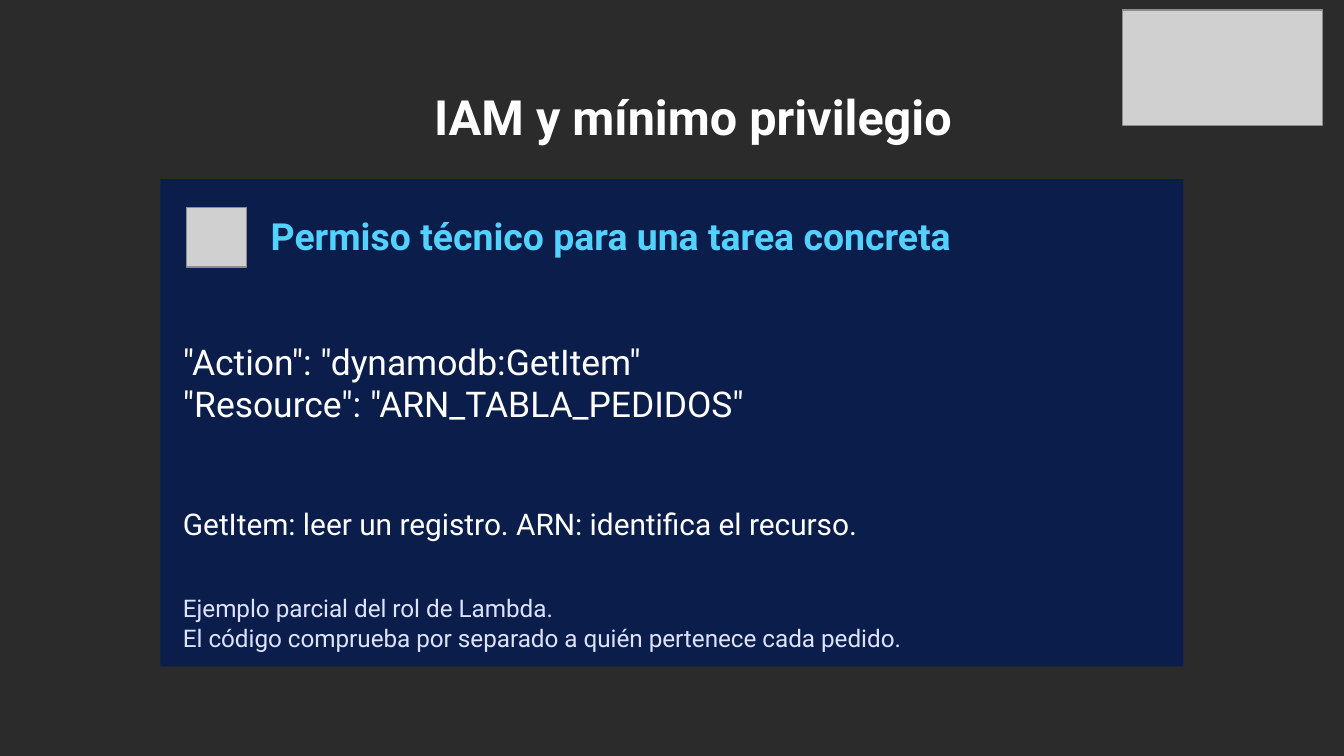
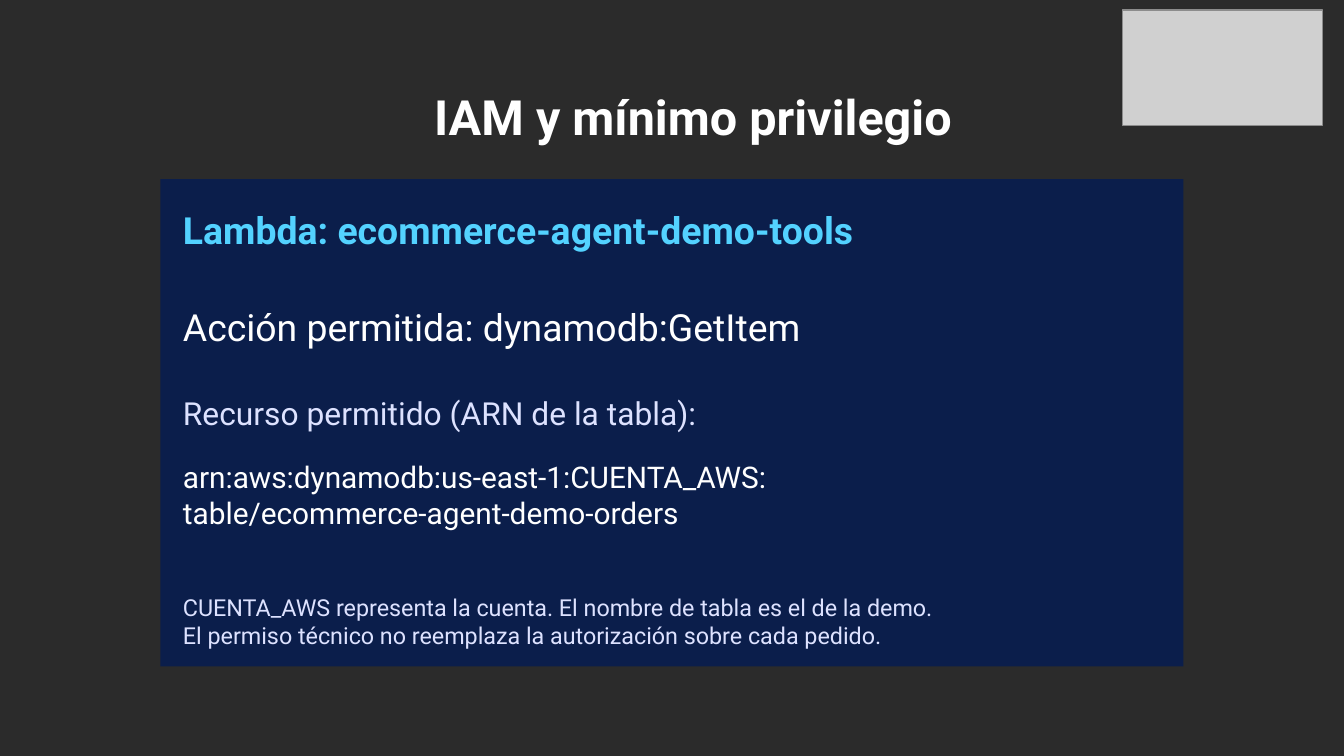
Before and after one commit to dannyfriz/aws-ecommerce-agent-demo, a slide deck: slide 13 of docs/presentaciones/Danny_Friz_SCD_2026_arquitectura_IA.pptx. Drawn at 1344x756 pixels with LibreOffice and Linux fonts; fonts in the diff are those of the drawing; grey boxes stand for pictures; background and template pictures are left out; a plain dark background stands for a picture behind light text. Boxes give left, top, right and bottom in pixels: in the first picture for what was removed or moved away, otherwise in the second. Text is boxed around its words. In the diff, an @@ line names an element or a change of style, - is before the commit and + after.

Commit message:
docs: conectar la arquitectura con los nombres de los recursos AWS

```diff
--- a/docs/presentaciones/Danny_Friz_SCD_2026_arquitectura_IA.pptx
+++ b/docs/presentaciones/Danny_Friz_SCD_2026_arquitectura_IA.pptx
@@ picture removed at (187, 207, 246, 266) @@
@@ text added at (183, 216, 854, 252), 20 pt, text #53D2FF, bold @@
+Lambda: ecommerce-agent-demo-tools
@@ text removed at (271, 222, 951, 258) @@
-Permiso técnico para una tarea concreta
@@ text added at (183, 313, 800, 349), 20 pt, text #FFFFFF @@
+Acción permitida: dynamodb:GetItem
@@ text at (183, 400, 696, 432): text changed; size 19 to 17 pt; text colour #FFFFFF to #DDE2FF @@
-"Action": "dynamodb:GetItem"
-"Resource": "ARN_TABLA_PEDIDOS"
+Recurso permitido (ARN de la tabla):
@@ text added at (183, 465, 766, 531), 16 pt, text #FFFFFF @@
+arn:aws:dynamodb:us-east-1:CUENTA_AWS:
+table/ecommerce-agent-demo-orders
@@ text removed at (183, 512, 857, 542) @@
-GetItem: leer un registro. ARN: identifica el recurso.
@@ text at (183, 598, 932, 649): text changed; size 13 to 12.5 pt @@
-Ejemplo parcial del rol de Lambda.
-El código comprueba por separado a quién pertenece cada pedido.
+CUENTA_AWS representa la cuenta. El nombre de tabla es el de la demo.
+El permiso técnico no reemplaza la autorización sobre cada pedido.
```
Also in this commit, not shown: 3 other slides changed, 1 slide added, 1 slide removed, 7 other files.
